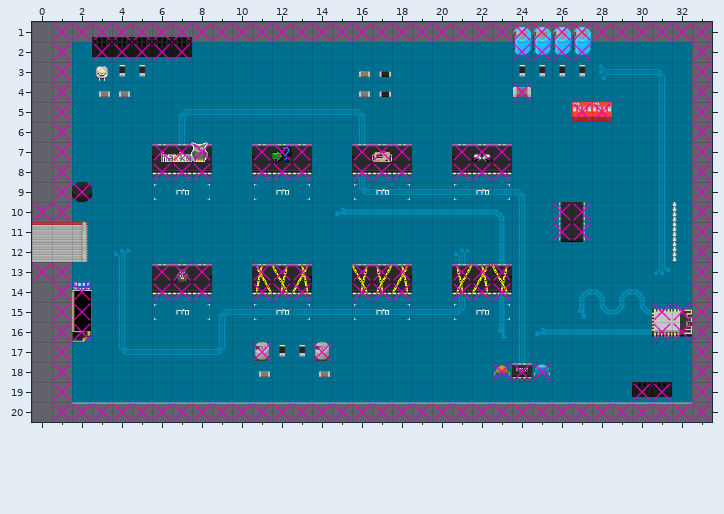
Tiled map (JSON): src/maps/museum.json. The picture above is the old version.
Cells are 32x32 px. Shown: x 0..33, y 1..20.
Once edited:
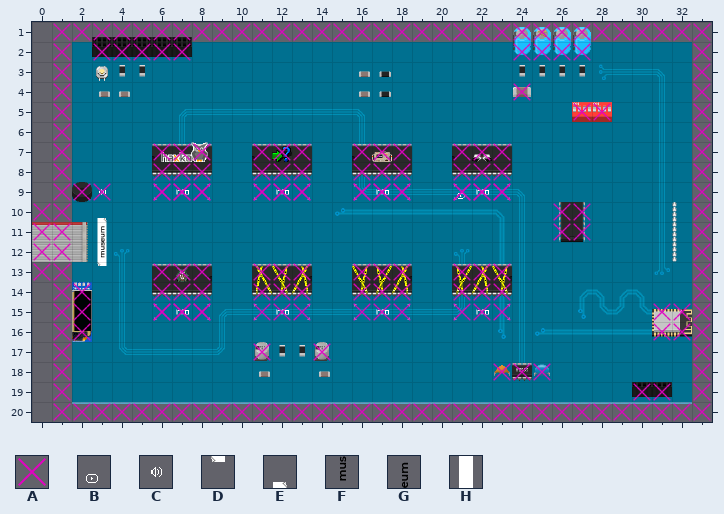
Key: from "floor_gaffa": A 8; from "labels_gaffa": B 7, C 25, D 27 turned 270, E 27 turned 90, F 28 turned 270, G 29 turned 270, H 36 turned 90.
_ is an empty cell, . an unchanged one.
Tiles of an added or newly shown layer are drawn over the layers below it.
The edit:
--- layer "Routes"
@@ x 3..3 @@
- 9 _
-10 _
-11 _
-12 _
-13 _
+ 9 C
+10 E
+11 H
+12 H
+13 D
--- layer "Objects_Bottom"
@@ x 21..21 @@
- 9 _
+ 9 B
@@ x 3..3 @@
-11 _
-12 _
+11 G
+12 F
--- layer "silent"
@@ x 3..23 @@
- 9 _..___..___..___..___
+ 9 A..AAA..AAA..AAA..AAA
@@ x 0..1 @@
-11 __
-12 __
+11 AA
+12 AA
@@ x 6..23 @@
-15 ___..___..___..___
+15 AAA..AAA..AAA..AAA
--- layer "web_Lightpainting" (added)
@@ x 6..8 @@
- 9 ___
+ 9 AAA
--- layer "web_RandomRedirect" (added)
@@ x 11..13 @@
- 9 ___
+ 9 AAA
--- layer "web_CyberDeck" (added)
@@ x 16..18 @@
- 9 ___
+ 9 AAA
--- layer "web_Keyboard" (added)
@@ x 21..23 @@
- 9 ___
+ 9 AAA
--- layer "web_HaxkoEulePCB" (added)
@@ x 6..8 @@
-15 ___
+15 AAA
